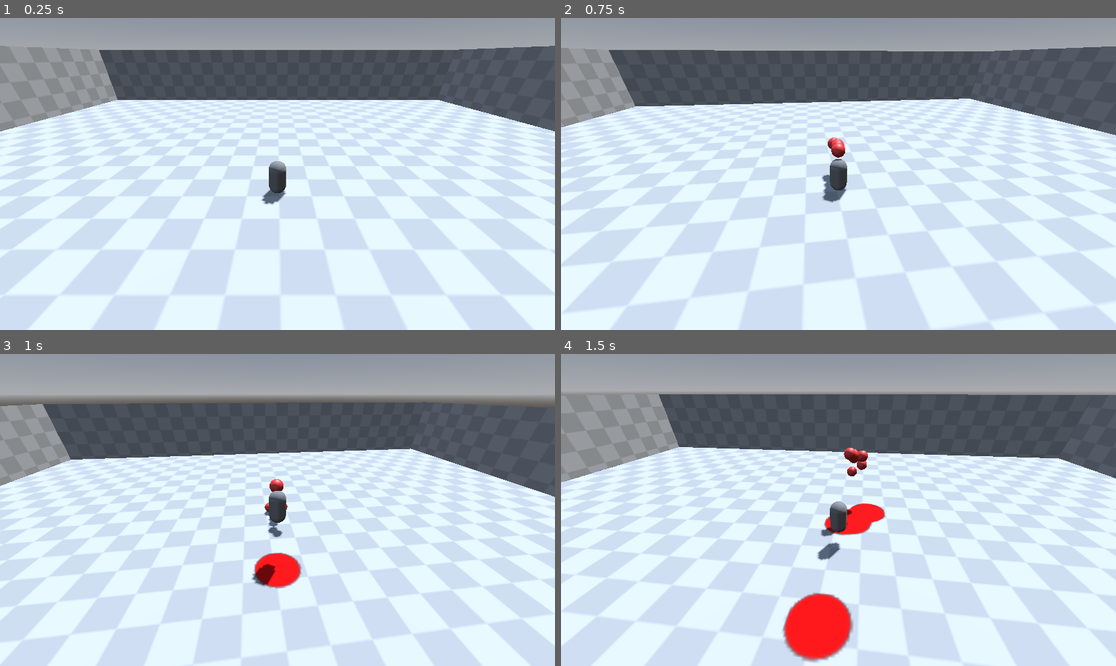
Above: before the commit, frames 1-4 (two rows, left to right).
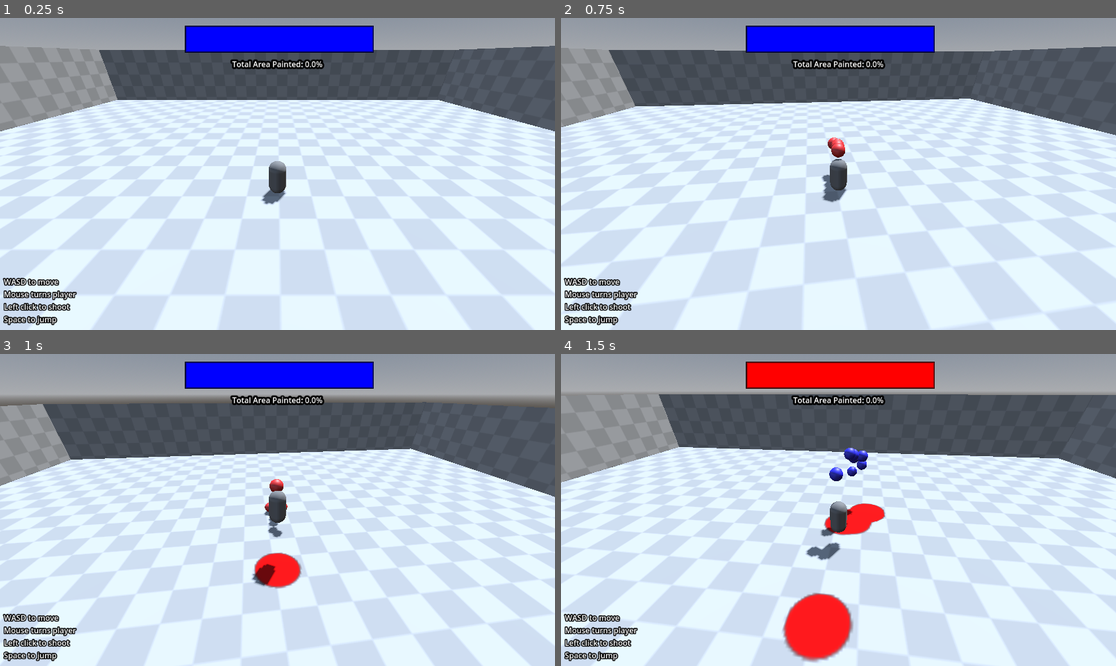
Above: after the commit, the same moments.

Repository: tossudev/godot-splatoon-paint
Game: Godot game, scene res://scenes/game.tscn
The game is run twice, just before and just after one commit, with the same random seed, the same clock (stepped at 60 frames per second) and the same inputs.
Inputs (mouse positions are in pixels of both pictures, inside the frame that each line leads up to):
- Up to frame 1 (0.25 s): no input
- Up to frame 2 (0.75 s): tap Enter at 0.5 s; move the mouse to (866, 174) at 0.52 s; press the mouse at (866, 174) at 0.53 s; hold W (move_forward) from 0.53 s (still down)
- Up to frame 3 (1 s): keep holding W (move_forward); tap Space (jump) at 0.77 s; right-click (305, 510) at 0.8 s
- Up to frame 4 (1.5 s): keep holding W (move_forward); tap Space (jump) at 1.07 s; tap Enter at 1.25 s; move the mouse to (810, 510) at 1.27 s; release the mouse at (810, 510) at 1.28 s; right-click (810, 510) at 1.35 s

The runs differ from the first frame. In frame 1, 4.4% of the frame differs, in the area x 0-68%, y 2-99%; in frame 2, 4.4%; in frame 3, 4.4%; in frame 4, 4.8%.

Commit message:
add score calculation + blue paint

Diff:
--- a/assets/mesh_shader.tres
+++ b/assets/mesh_shader.tres
@@ -56,7 +56,6 @@
 
 }
 "
-graph_offset = Vector2(-176.621, -21.9256)
 nodes/fragment/0/position = Vector2(800, 140)
 nodes/fragment/2/node = SubResource("VisualShaderNodeInput_ovphq")
 nodes/fragment/2/position = Vector2(-720, 240)
--- a/project.godot
+++ b/project.godot
@@ -48,9 +48,14 @@
 "events": [Object(InputEventKey,"resource_local_to_scene":false,"resource_name":"","device":-1,"window_id":0,"alt_press …(191 unchanged characters)…
 ]
 }
-shoot={
+shoot_red={
 "deadzone": 0.2,
 "events": [Object(InputEventMouseButton,"resource_local_to_scene":false,"resource_name":"","device":-1,"window_id":0,"a …(253 unchanged characters)…
+]
+}
+shoot_blue={
+"deadzone": 0.2,
+"events": [Object(InputEventMouseButton,"resource_local_to_scene":false,"resource_name":"","device":-1,"window_id":0,"alt_pressed":false,"shift_pressed":false,"ctrl_pressed":false,"meta_pressed":false,"button_mask":0,"position":Vector2(0, 0),"global_position":Vector2(0, 0),"factor":1.0,"button_index":2,"canceled":false,"pressed":false,"double_click":false,"script":null)
 ]
 }
 
--- a/scenes/game.tscn
+++ b/scenes/game.tscn
@@ -7,6 +7,8 @@
 [ext_resource type="Script" uid="uid://gubkgp4v164k" path="res://scripts/draw_viewport.gd" id="4_iywne"]
 [ext_resource type="Script" uid="uid://detopa88d7r4r" path="res://scripts/brush.gd" id="4_lbhrr"]
 [ext_resource type="Texture2D" uid="uid://crqojmkr2u57i" path="res://assets/level_texture_checkerboard.png" id="4_u5sy4"]
+[ext_resource type="Script" uid="uid://cagswqd48git0" path="res://scripts/score_calculator.gd" id="8_gee14"]
+[ext_resource type="Script" uid="uid://dtvjficjgm0gi" path="res://scripts/hud.gd" id="9_0tnpc"]
 
 [sub_resource type="ProceduralSkyMaterial" id="ProceduralSkyMaterial_uwrxv"]
 sky_horizon_color = Color(0.662243, 0.671743, 0.686743, 1)
@@ -79,6 +81,24 @@
 [sub_resource type="ConcavePolygonShape3D" id="ConcavePolygonShape3D_6hlhs"]
 data = PackedVector3Array(-15, 0, 15, 15, 0, -15, 15, 0, 15, -15, 0, 15, -15, 0, -15, 15, 0, -15, 15, 0, -15, 15, 4, 15 …(266 unchanged characters)…
 
+[sub_resource type="StyleBoxFlat" id="StyleBoxFlat_0tnpc"]
+bg_color = Color(1, 0, 0, 1)
+border_width_left = 4
+border_width_top = 4
+border_width_right = 4
+border_width_bottom = 4
+border_color = Color(0, 0, 0, 1)
+border_blend = true
+
+[sub_resource type="StyleBoxFlat" id="StyleBoxFlat_vtaks"]
+bg_color = Color(0, 0, 1, 1)
+border_width_left = 4
+border_width_top = 4
+border_width_right = 4
+border_width_bottom = 4
+border_color = Color(0, 0, 0, 1)
+border_blend = true
+
 [node name="Game" type="Node3D"]
 
 [node name="Environment" type="Node3D" parent="."]
@@ -139,3 +159,40 @@
 script = ExtResource("4_lbhrr")
 texture = SubResource("GradientTexture2D_iywne")
 brush_size = 30
+
+[node name="ScoreCalculator" type="Node" parent="."]
+script = ExtResource("8_gee14")
+
+[node name="HUD" type="CanvasLayer" parent="."]
+script = ExtResource("9_0tnpc")
+
+[node name="ScoreTotal" type="Label" parent="HUD"]
+offset_top = 64.0
+offset_right = 1152.0
+offset_bottom = 128.0
+theme_override_constants/outline_size = 16
+theme_override_font_sizes/font_size = 16
+text = "Total Area Painted: 0.0%"
+horizontal_alignment = 1
+vertical_alignment = 1
+
+[node name="Instructions" type="Label" parent="HUD"]
+offset_left = 8.0
+offset_top = 536.0
+offset_right = 158.0
+offset_bottom = 637.0
+theme_override_constants/outline_size = 8
+text = "WASD to move
+Mouse turns player
+Left click to shoot
+Space to jump"
+
+[node name="ScoreBar" type="ProgressBar" parent="HUD"]
+offset_left = 384.0
+offset_top = 16.0
+offset_right = 776.0
+offset_bottom = 72.0
+theme_override_styles/background = SubResource("StyleBoxFlat_0tnpc")
+theme_override_styles/fill = SubResource("StyleBoxFlat_vtaks")
+value = 50.0
+show_percentage = false
--- a/scripts/brush.gd
+++ b/scripts/brush.gd
@@ -3,7 +3,7 @@
 @export var texture: Texture2D
 @export var brush_size: int = 100
 
-#@onready var calc = $'../../ScoreCalculator'
+@onready var calc = $'../../ScoreCalculator'
 
 var brush_queue: Array = []
 
@@ -18,4 +18,4 @@
 		draw_texture_rect(texture, Rect2(b[0].x - brush_size/2, b[0].y - brush_size/2, brush_size, brush_size), false, b[1])
 	brush_queue = []
 
-	#calc.recalculate_score()
+	calc.recalculate_score()
--- /dev/null
+++ b/scripts/hud.gd
@@ -0,0 +1,31 @@
+extends CanvasLayer
+
+@onready var score_calculator: Node = get_parent().get_node("ScoreCalculator")
+
+var score: int
+var total: int
+
+var red_score: int
+var blue_score: int
+
+var percentage_painted: float
+
+
+func _process(_delta: float) -> void:
+	score = score_calculator.score
+	total = score_calculator.total_pixels
+
+	red_score = score_calculator.red_pixels
+	blue_score = lerp(blue_score, score_calculator.blue_pixels, 0.1)
+
+	if total == 0:
+		return
+
+	percentage_painted = snappedf(float(score) / float(total) * 100.0, 0.1)
+	_update_ui()
+
+
+func _update_ui() -> void:
+	$ScoreTotal.set_text("Total Area Painted: " + str(percentage_painted) + "%")
+	$ScoreBar.set_max(score)
+	$ScoreBar.set_value(blue_score)
--- a/scripts/paint.gd
+++ b/scripts/paint.gd
@@ -11,6 +11,8 @@
 func set_start_velocity(angle: float):
 	velocity = (global_transform.basis * Vector3.FORWARD).normalized() * speed
 	velocity.y = angle / speed
+
+	$Mesh.get_active_material(0).albedo_color = color
 
 
 func _physics_process(delta):
--- a/scripts/paint_emitter.gd
+++ b/scripts/paint_emitter.gd
@@ -9,16 +9,26 @@
 
 var rng = RandomNumberGenerator.new()
 var angle: float = 0.0
+var color := Color.RED
 
 
 func _process(_delta: float) -> void:
-	emit = Input.is_action_pressed("shoot")
+	emit = false
+
+	if Input.is_action_pressed("shoot_blue"):
+		color = Color.BLUE
+		emit = true
+
+	elif Input.is_action_pressed("shoot_red"):
+		color = Color.RED
+		emit = true
 
 
 func _on_timer_timeout():
 	if emit:
 		var p = paint_scene.instantiate() as CharacterBody3D
 		paint_parent.add_child(p)
+		p.color = color
 		p.speed += rng.randf_range(0.0, speed_variance)
 		p.global_position = global_position
 		p.global_rotation = global_rotation
--- /dev/null
+++ b/scripts/score_calculator.gd
@@ -0,0 +1,75 @@
+extends Node
+
+var score := 0
+var red_pixels := 0
+var blue_pixels := 0
+
+var total_pixels: int
+
+var thread: Thread
+var semaphore: Semaphore
+var mutex: Mutex
+var exit := false
+
+var paint_texture: ViewportTexture
+
+
+func _ready():
+	paint_texture = $'../DrawViewport'.get_texture()
+
+	mutex = Mutex.new()
+	semaphore = Semaphore.new()
+	thread = Thread.new()
+	thread.start(_thread_calculate_score)
+
+
+func recalculate_score():
+	await RenderingServer.frame_post_draw
+	semaphore.post()
+
+
+func _thread_calculate_score():
+	while true:
+		semaphore.wait()
+
+		mutex.lock()
+		var should_exit := exit
+		mutex.unlock()
+
+		if should_exit:
+			break
+
+		mutex.lock()
+		var image := paint_texture.get_image()
+		mutex.unlock()
+
+		var size = image.get_size()
+		total_pixels = size.x * size.y
+		var r: int = 0
+		var b: int = 0
+
+		for y in range(0, size.y):
+			for x in range(0, size.x):
+				var pixel = image.get_pixel(x, y)
+				if pixel.r >= 0.5:
+					r += 1
+				if pixel.b >= 0.5:
+					b += 1
+
+		# Only update score values when calculation is finished
+		mutex.lock()
+
+		red_pixels = r
+		blue_pixels = b
+		score = red_pixels + blue_pixels
+
+		mutex.unlock()
+
+
+func _exit_tree():
+	mutex.lock()
+	exit = true
+	mutex.unlock()
+
+	semaphore.post()
+	thread.wait_to_finish()
Not shown: 1 places in scenes/game.tscn that only renumber resources
Not shown, added: screenshot.png.import
Not shown, added: scripts/hud.gd.uid
Not shown, added: scripts/score_calculator.gd.uid
